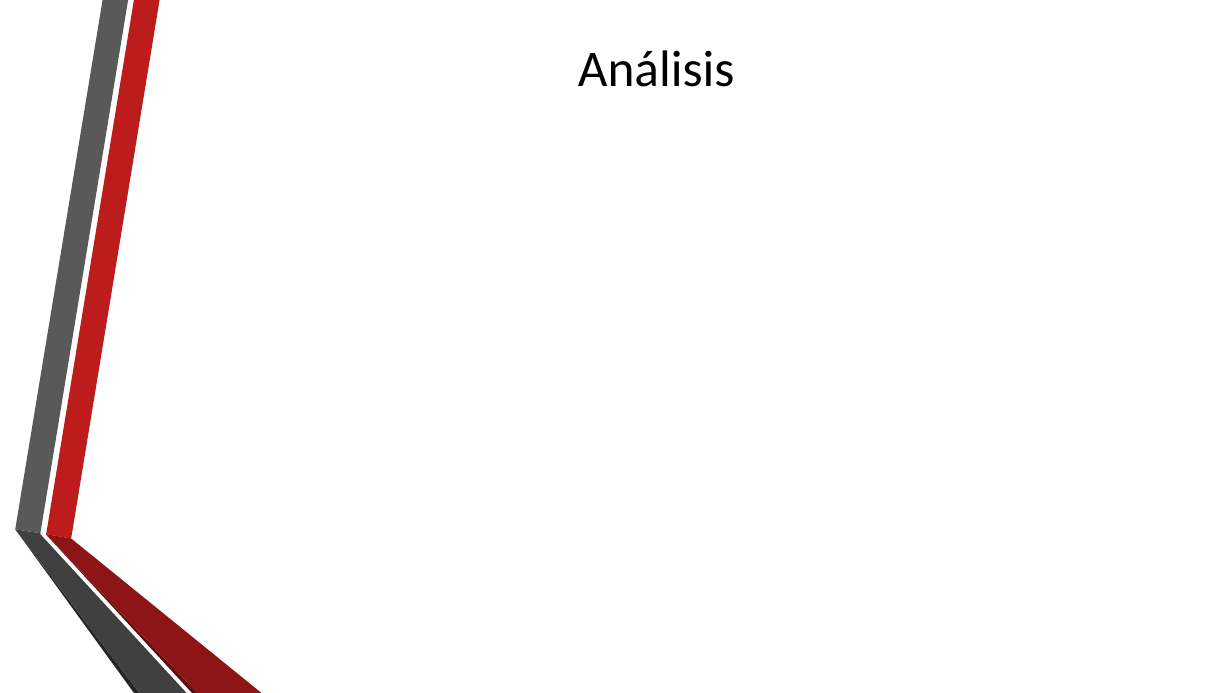
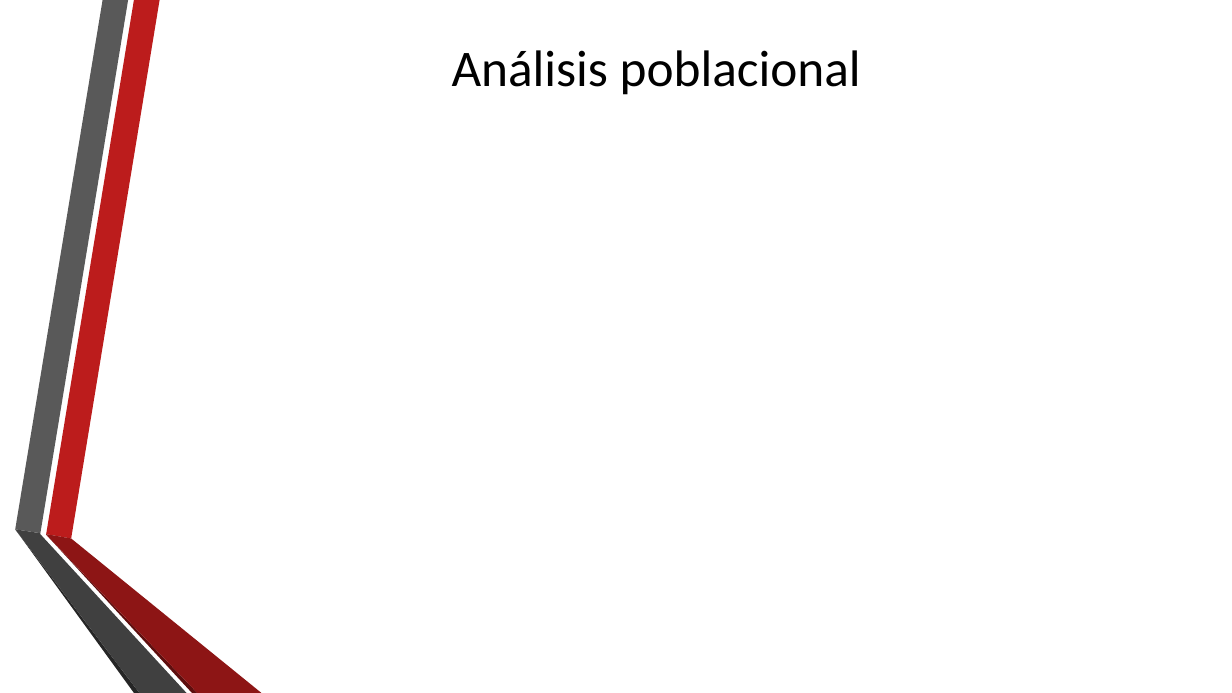
Before and after one commit to neozero86/tesis-megea, a slide deck: slide 29 of Presentacion/PresentacionTesis.pptx (slide 17 before the commit). Drawn at 1232x693 pixels with LibreOffice and Linux fonts; fonts in the diff are those of the drawing; grey boxes stand for pictures; background and template pictures are left out. Boxes give left, top, right and bottom in pixels: in the first picture for what was removed or moved away, otherwise in the second. Text is boxed around its words. In the diff, an @@ line names an element or a change of style, - is before the commit and + after.

```diff
--- a/Presentacion/PresentacionTesis.pptx
+++ b/Presentacion/PresentacionTesis.pptx
@@ title at (x1=452, y1=50, x2=861, y2=95): text changed @@
-Análisis
+Análisis poblacional
```
Also in this commit, not shown: 2 other slides changed, 53 slides added, 1 slide removed, 3 other files.
